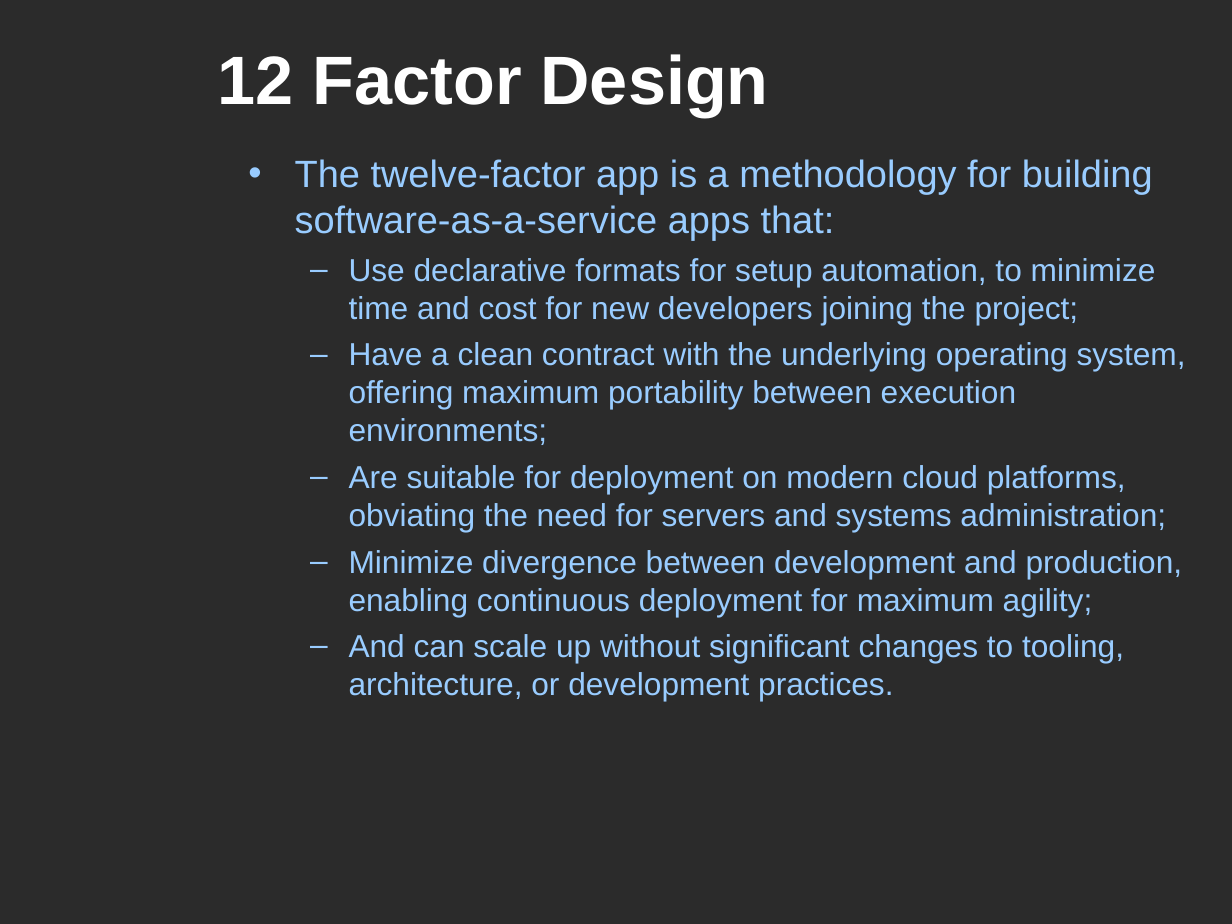
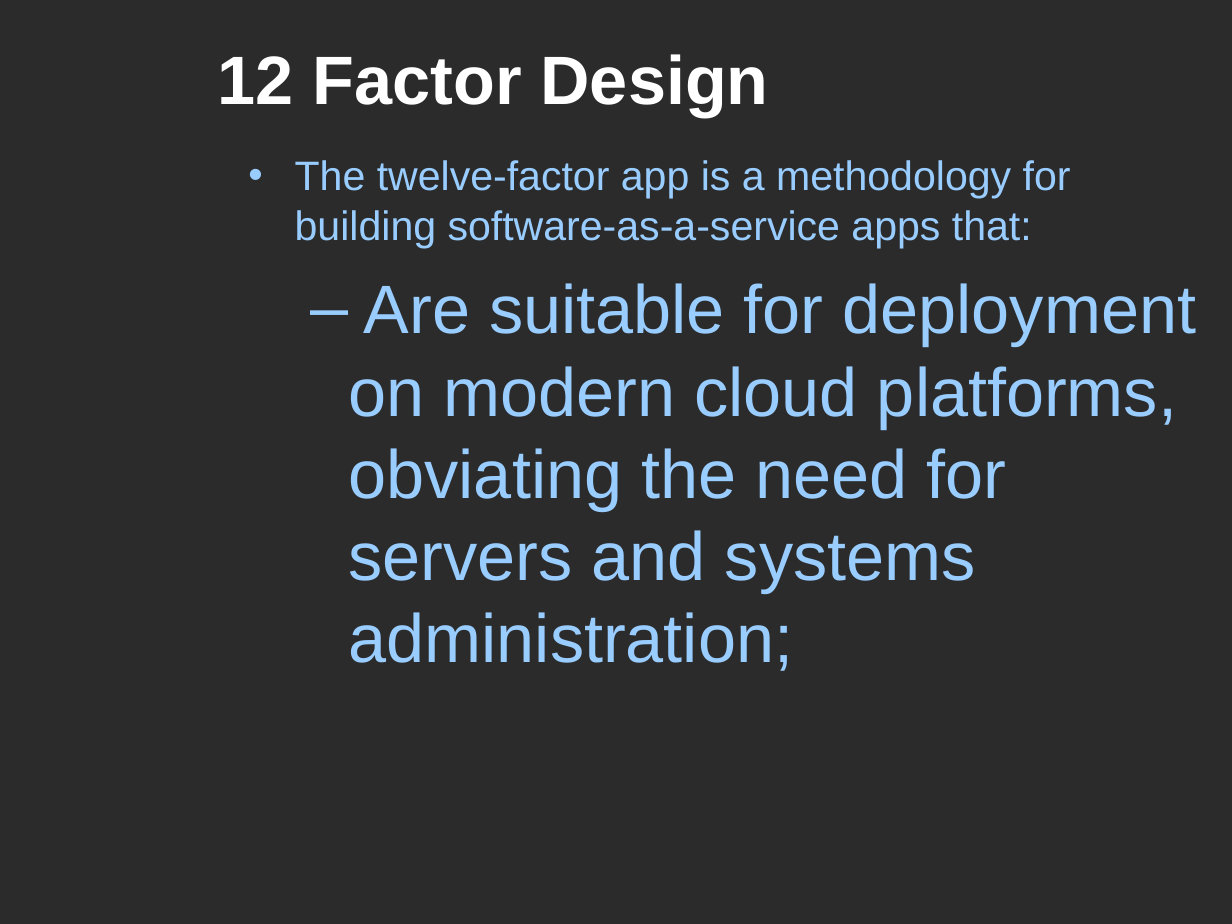
Before and after one commit to mars64/k8s-music-stack, a slide deck: slide 13 of MarcialWhite-Kubernetes101-www.SoFree.us-20170603.ppt (slide 11 before the commit). Drawn at 1232x924 pixels with LibreOffice and Linux fonts; fonts in the diff are those of the drawing; background and template pictures are left out; a plain dark background stands for a picture behind light text. Boxes give left, top, right and bottom in pixels: in the first picture for what was removed or moved away, otherwise in the second. Text is boxed around its words. In the diff, an @@ line names an element or a change of style, - is before the commit and + after.

Commit message:
cleanup the ppt and html

```diff
--- a/MarcialWhite-Kubernetes101-www.SoFree.us-20170603.ppt
+++ b/MarcialWhite-Kubernetes101-www.SoFree.us-20170603.ppt
@@ text "The twelve-factor app is a ..." at <box>295,160,1196,671</box>: size 22.2 to 24 pt in "The twelve-factor app is a methodology for ..."; size 18.5 to 40 pt in "Are suitable for deployment on modern cloud ..."; more space between paragraphs @@
@@ text at <box>349,258,1186,445</box>: paragraphs removed @@
-  – Use declarative formats for setup automation, to minimize time and cost for new developers joining the project;
-  – Have a clean contract with the underlying operating system, offering maximum portability between execution environments;
@@ text at <box>349,550,1182,701</box>: paragraphs removed @@
-  – Minimize divergence between development and production, enabling continuous deployment for maximum agility;
-  – And can scale up without significant changes to tooling, architecture, or development practices.
```
Also in this commit, not shown: 16 other slides changed, 17 slides added, 1 other file.
